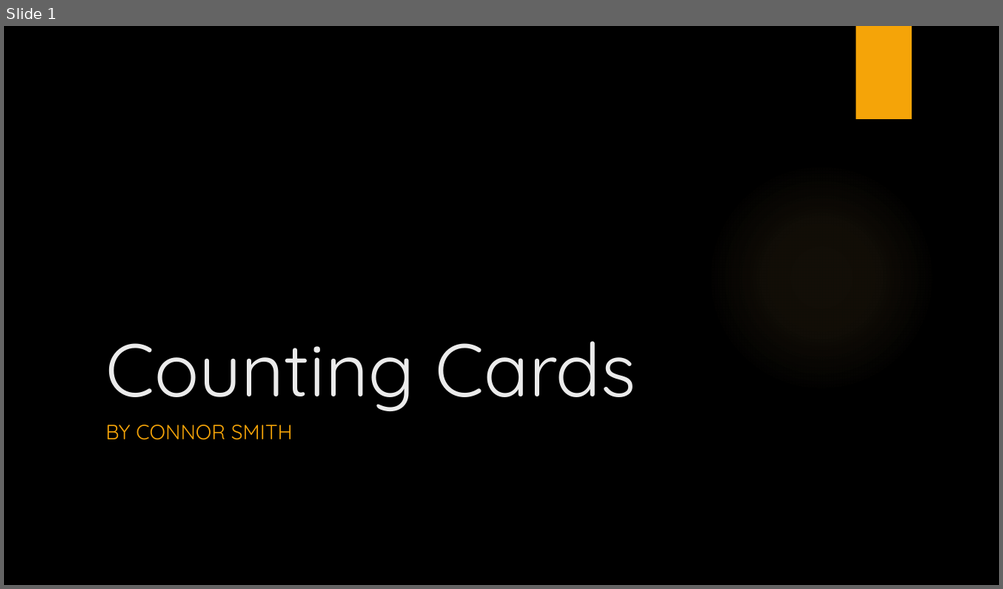
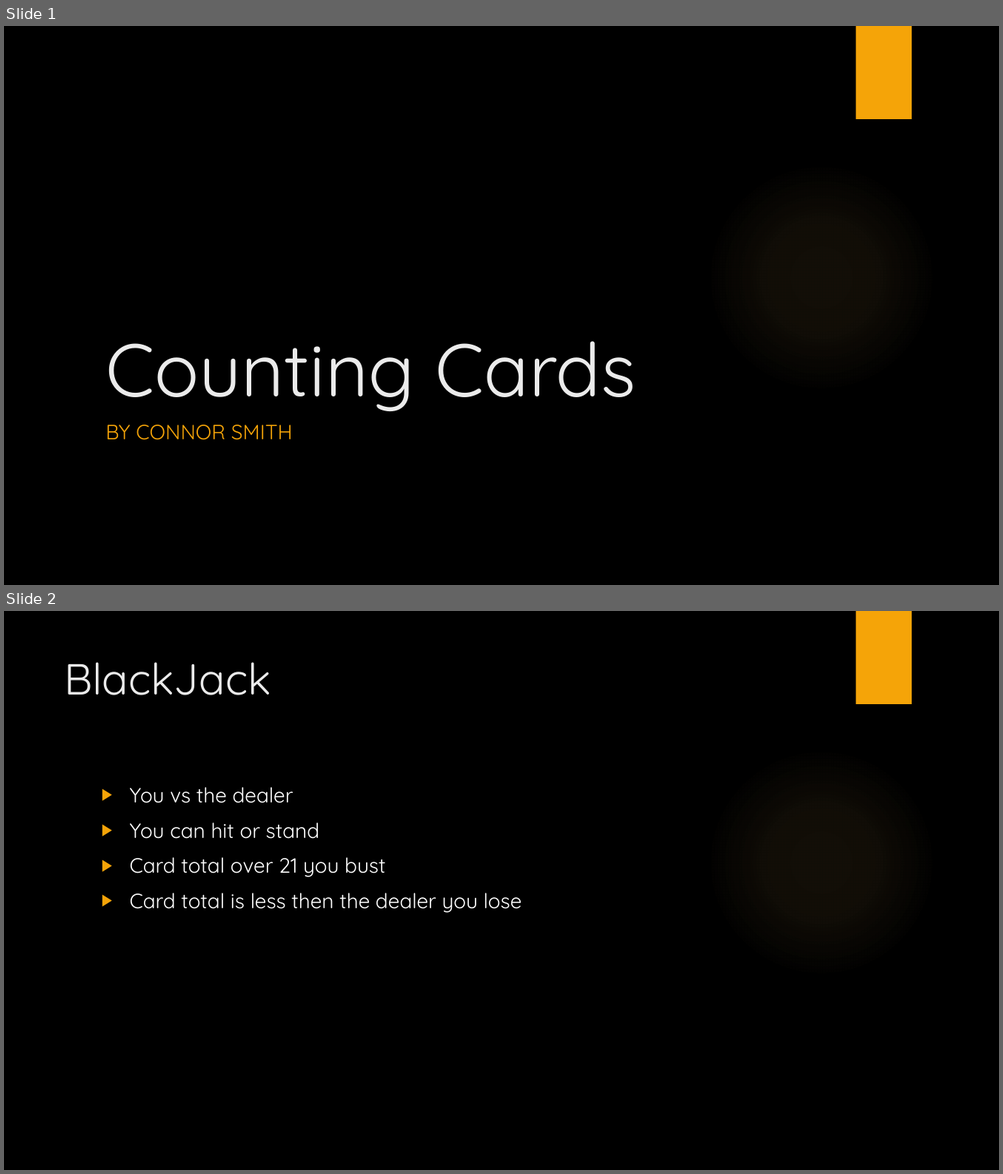
Before and after one commit to westpoint-neural-networks/final-project-connor-smith2, a slide deck: Counting Cards.pptx. Shown one above the other, each under a label of ours: slide 1 before the commit, slides 1 and 2 after it. The pictures are 1003x589 and 1003x1174 pixels, drawn with LibreOffice and Linux fonts; fonts in the diff are those of the drawing; background and template pictures are left out. Boxes give left, top, right and bottom in pixels: in the first picture for what was removed or moved away, otherwise in the second. Text is boxed around its words. In the diff, an @@ line names an element or a change of style, - is before the commit and + after.

```diff
--- a/Counting Cards.pptx
+++ b/Counting Cards.pptx
@@ slide 2 added at <box>4,611,999,1170</box>, background picture (left out); not listed: 2 template elements that a slide beside it also shows @@
@@ title added at <box>64,662,270,695</box>, 42 pt, text #EBEBEB @@
+BlackJack
@@ text added at <box>130,787,522,913</box>, 20 pt, text #FFFFFF @@
+▶ You vs the dealer
+▶ You can hit or stand
+▶ Card total over 21 you bust
+▶ Card total is less then the dealer you lose
```
Also in this commit, not shown: 3 slides changed, 4 other slides added, 1 slide removed, 3 other files.
